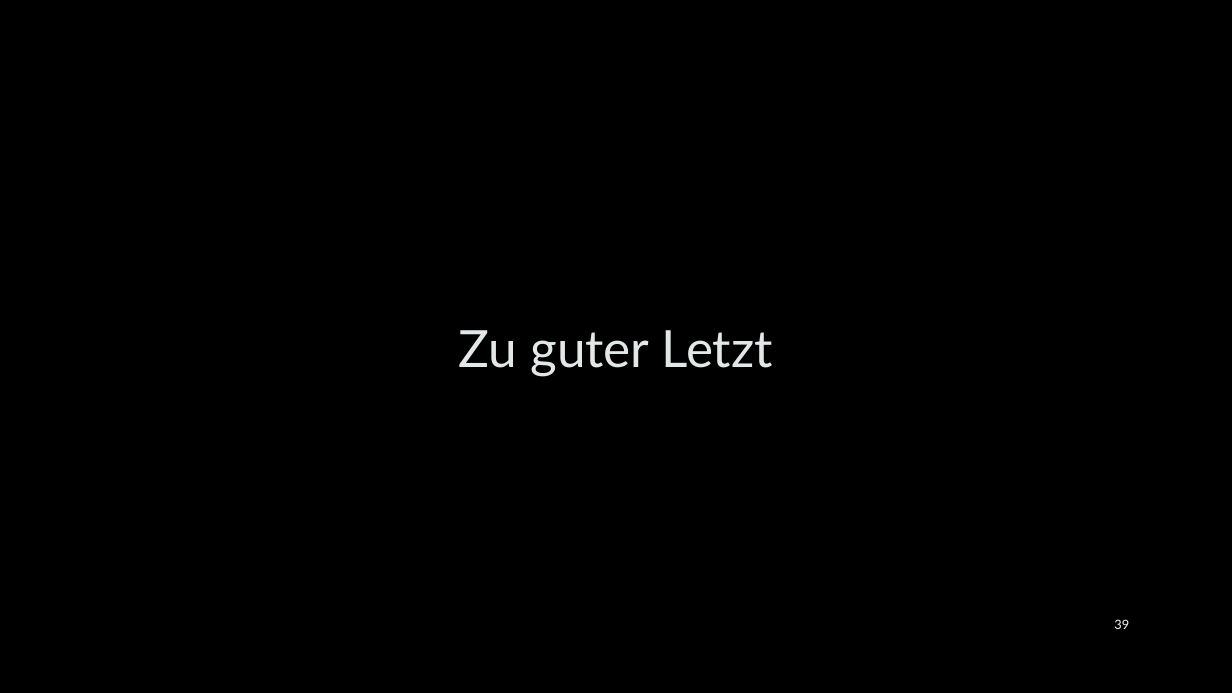
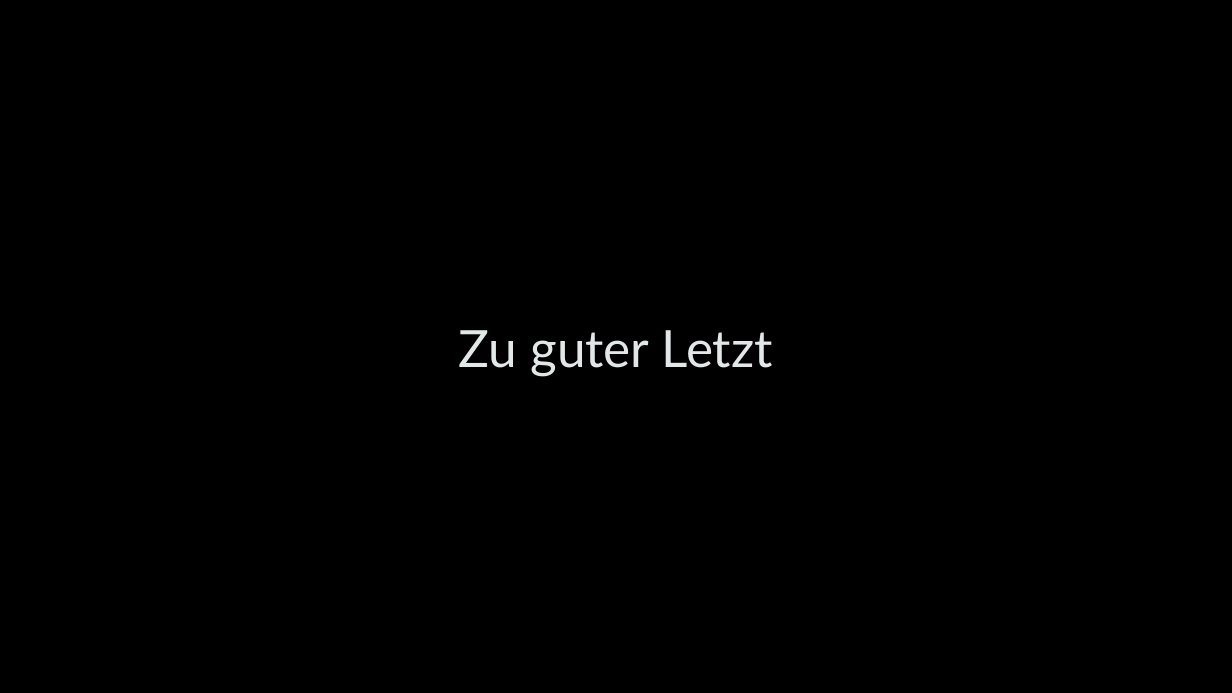
Before and after one commit to ScarSchool/RW, a slide deck: slide 37 of Kommunikation allgemein & Kaufverträge anbahnen.pptx (slide 39 before the commit). Drawn at 1232x693 pixels with LibreOffice and Linux fonts; fonts in the diff are those of the drawing. Boxes give left, top, right and bottom in pixels: in the first picture for what was removed or moved away, otherwise in the second. Text is boxed around its words. In the diff, an @@ line names an element or a change of style, - is before the commit and + after.

```diff
--- a/Kommunikation allgemein & Kaufverträge anbahnen.pptx
+++ b/Kommunikation allgemein & Kaufverträge anbahnen.pptx
@@ page number removed at (x1=1114, y1=619, x2=1129, y2=629) @@
-39
```
Also in this commit, not shown: 3 other slides changed, 2 other files.
